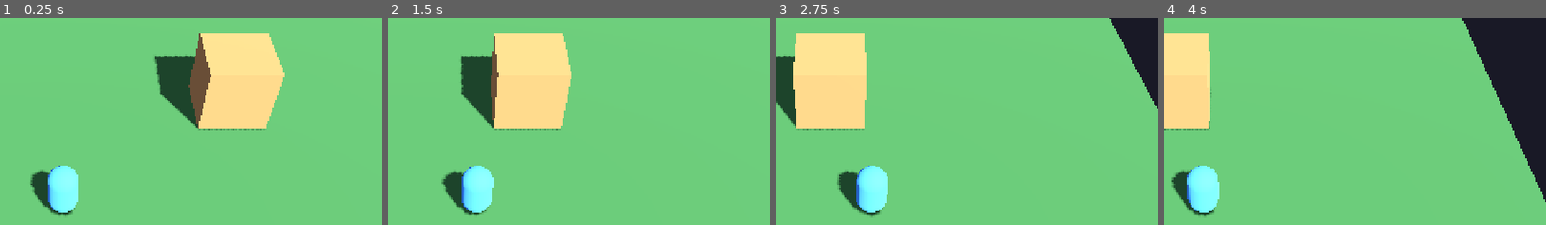
Above: before the commit, frames 1-4 (left to right).
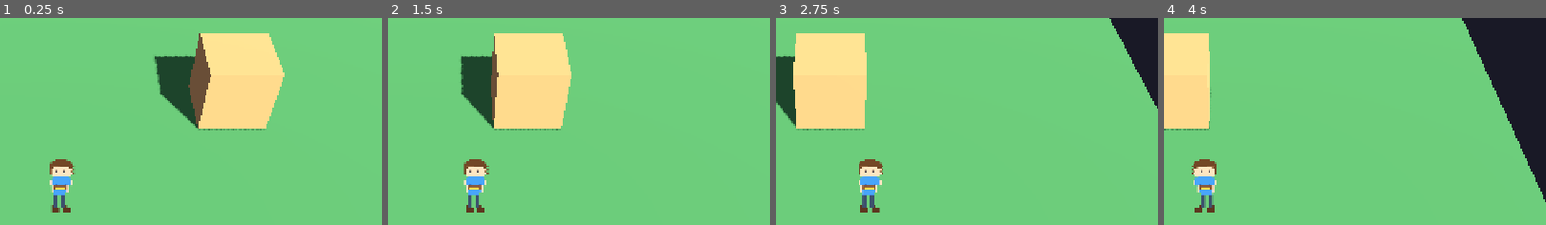
Above: after the commit, the same moments.

Repository: OuterHeavenX/godot-2.5D-rpg
Game: Godot game, scene res://src/world/main.tscn
Same seed, same stepped clock (60 frames per second), same inputs: the game is played once before the commit and once after it.
Inputs (mouse positions are % of the whole screen's width and height, from its top left):
- Up to frame 1 (0.25 s): no input
- Up to frame 2 (1.5 s): tap Enter at 0.5 s; move the mouse to (72, 47) at 0.52 s; hold D (move_right) 0.53-1.25 s; click (72, 47) at 0.67 s; drag from (30, 57) to (45, 72) at 1.27 s
- Up to frame 3 (2.75 s): move the mouse to (60, 29) at 2.02 s; hold D (move_right) from 2.03 s (still down)
- Up to frame 4 (4 s): release D (move_right) at 2.75 s; drag from (45, 72) to (20, 36) at 2.77 s; move the mouse to (80, 67) at 3.52 s; hold A (move_left) from 3.53 s (still down)
The pictures show only the part of the screen within x 42-92%, y 7-57%; the shares and areas given below are measured in that part.

The runs differ from the first frame. In frame 1, 2.5% of the frame differs, in the area x 7-21%, y 68-96%; in frame 2, 2.6%; in frame 3, 2.6%, in the area x 16-30%, y 68-97%; in frame 4, 2.5%.

Commit message:
Player is now a pixel-art hero sprite with walk cycle

Diff:
--- a/src/player/player.gd
+++ b/src/player/player.gd
@@ -2,11 +2,17 @@
 ## Classic JRPG-style movement for 2.5D RPG.
 ## Camera is angled like old-school Final Fantasy; movement is on the XZ plane.
 ## Supports keyboard (WASD/arrows) and the on-screen virtual joystick.
+## The player is a billboarded pixel-art sprite with a 3-frame walk cycle.
 
 @export var speed: float = 5.0
 @export var accel: float = 12.0
+@export var anim_fps: float = 6.0
 
-@onready var mesh: MeshInstance3D = $MeshInstance3D
+@onready var sprite: Sprite3D = $Sprite3D
+
+const WALK_CYCLE := [0, 1, 0, 2]
+var _anim_time := 0.0
+var _cycle_index := 0
 
 func _physics_process(delta: float) -> void:
 	var input_dir := Vector2.ZERO
@@ -27,10 +33,12 @@
 	if direction != Vector3.ZERO:
 		velocity.x = move_toward(velocity.x, direction.x * speed, accel * delta)
 		velocity.z = move_toward(velocity.z, direction.z * speed, accel * delta)
-		_update_facing(direction)
+		_update_facing(input_dir)
+		_animate_walk(delta)
 	else:
 		velocity.x = move_toward(velocity.x, 0.0, accel * delta)
 		velocity.z = move_toward(velocity.z, 0.0, accel * delta)
+		_reset_pose()
 
 	# Simple gravity for 2.5D grounding.
 	if not is_on_floor():
@@ -40,8 +48,21 @@
 
 	move_and_slide()
 
-func _update_facing(dir: Vector3) -> void:
-	# Face movement direction like classic 2.5D JRPGs (Y rotation only).
-	if dir.length() > 0.1:
-		var target_angle := atan2(dir.x, dir.z)
-		mesh.rotation.y = lerp_angle(mesh.rotation.y, target_angle, 0.2)
+func _update_facing(input_dir: Vector2) -> void:
+	# Flip the billboarded sprite for left/right movement.
+	if input_dir.x < -0.1:
+		sprite.flip_h = true
+	elif input_dir.x > 0.1:
+		sprite.flip_h = false
+
+func _animate_walk(delta: float) -> void:
+	_anim_time += delta
+	if _anim_time >= 1.0 / anim_fps:
+		_anim_time = 0.0
+		_cycle_index = (_cycle_index + 1) % WALK_CYCLE.size()
+		sprite.frame = WALK_CYCLE[_cycle_index]
+
+func _reset_pose() -> void:
+	sprite.frame = 0
+	_cycle_index = 0
+	_anim_time = 0.0
--- a/src/player/player.tscn
+++ b/src/player/player.tscn
@@ -1,17 +1,11 @@
-[gd_scene load_steps=5 format=3 uid="uid://c8player25drpg"]
+[gd_scene load_steps=4 format=3 uid="uid://c8player25drpg"]
 
 [ext_resource type="Script" path="res://src/player/player.gd" id="1_player"]
+[ext_resource type="Texture2D" path="res://src/player/hero.png" id="2_hero"]
 
 [sub_resource type="CapsuleShape3D" id="CapsuleShape3D_player"]
 radius = 0.4
 height = 1.4
-
-[sub_resource type="CapsuleMesh" id="CapsuleMesh_player"]
-radius = 0.4
-height = 1.4
-
-[sub_resource type="StandardMaterial3D" id="StandardMaterial3D_meshmat"]
-albedo_color = Color(0.3, 0.6, 1, 1)
 
 [node name="Player" type="CharacterBody3D"]
 script = ExtResource("1_player")
@@ -20,7 +14,9 @@
 transform = Transform3D(1, 0, 0, 0, 1, 0, 0, 0, 1, 0, 0.7, 0)
 shape = SubResource("CapsuleShape3D_player")
 
-[node name="MeshInstance3D" type="MeshInstance3D" parent="."]
-transform = Transform3D(1, 0, 0, 0, 1, 0, 0, 0, 1, 0, 0.7, 0)
-mesh = SubResource("CapsuleMesh_player")
-surface_material_override/0 = SubResource("StandardMaterial3D_meshmat")
+[node name="Sprite3D" type="Sprite3D" parent="."]
+transform = Transform3D(1, 0, 0, 0, 1, 0, 0, 0, 1, 0, 0.77, 0)
+texture = ExtResource("2_hero")
+pixel_size = 0.012
+billboard = 1
+hframes = 3
Not shown, added: docs/index.apple-touch-icon.png.import
Not shown, added: docs/index.icon.png.import
Not shown, added: docs/index.png.import
Binary file added: src/player/hero.png
Not shown, added: src/player/hero.png.import
Not shown, changed: docs/index.html
Not shown, changed: docs/index.pck
Not shown, added: src/player/draw_hero.py
